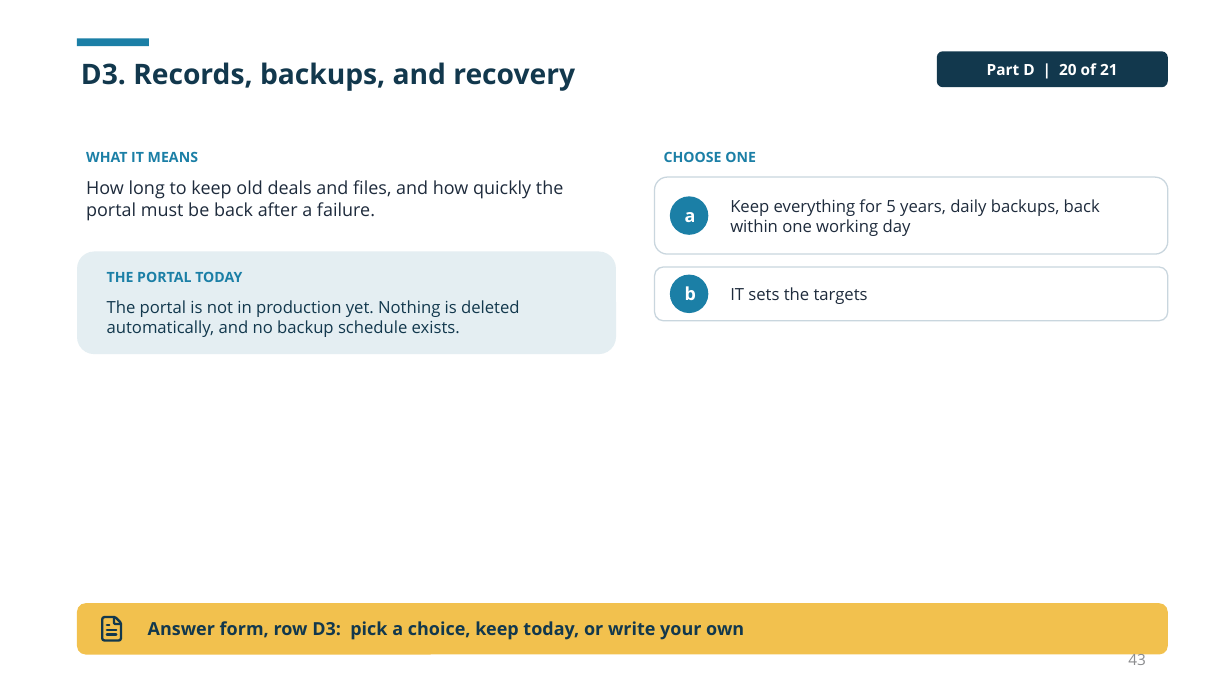
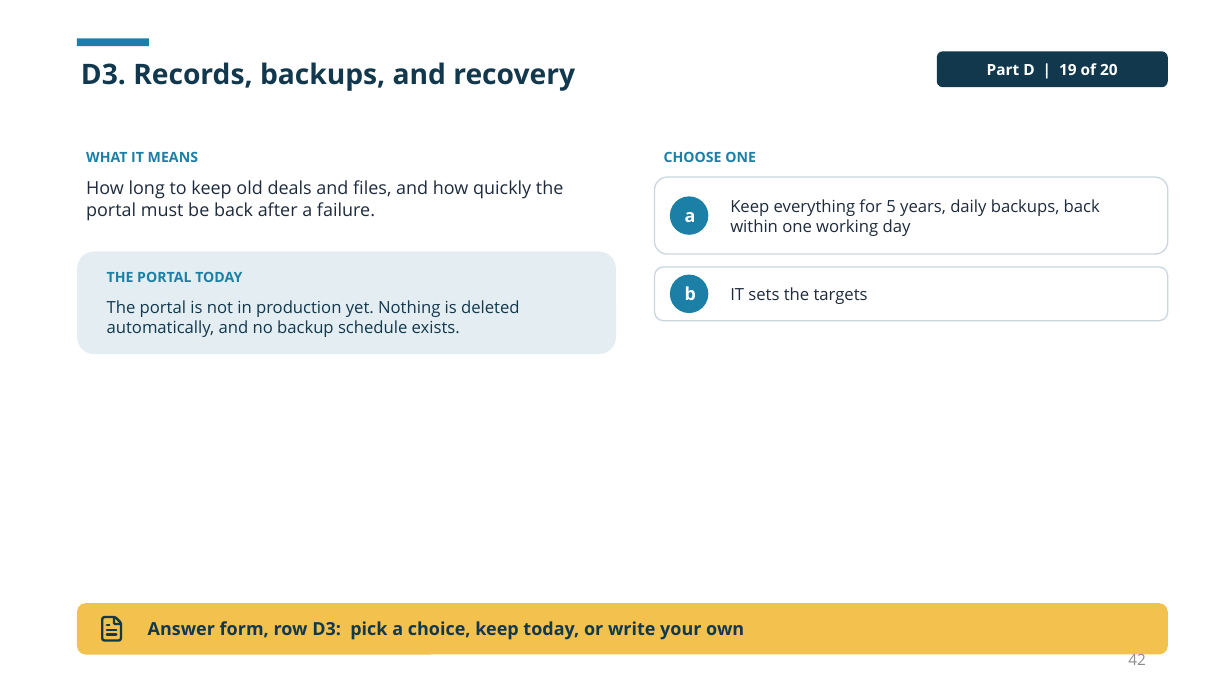
Before and after one commit to dbsuarez/dbgi-deal-registration-portal, a slide deck: slide 42 of docs/guides/Portal User Guide/Using the DBGI Portal.pptx (slide 43 before the commit). Drawn at 1232x693 pixels with LibreOffice and Linux fonts; fonts in the diff are those of the drawing. Boxes give left, top, right and bottom in pixels: in the first picture for what was removed or moved away, otherwise in the second. Text is boxed around its words. In the diff, an @@ line names an element or a change of style, - is before the commit and + after.

```diff
--- a/docs/guides/Portal User Guide/Using the DBGI Portal.pptx
+++ b/docs/guides/Portal User Guide/Using the DBGI Portal.pptx
@@ text in rounded rectangle at bbox=[987, 63, 1118, 75]: text changed @@
-Part D | 20 of 21
+Part D | 19 of 20
@@ page number at bbox=[1128, 651, 1146, 665]: text changed @@
-43
+42
```
Also in this commit, not shown: 21 other slides changed, 1 slide removed, 7 other files.
